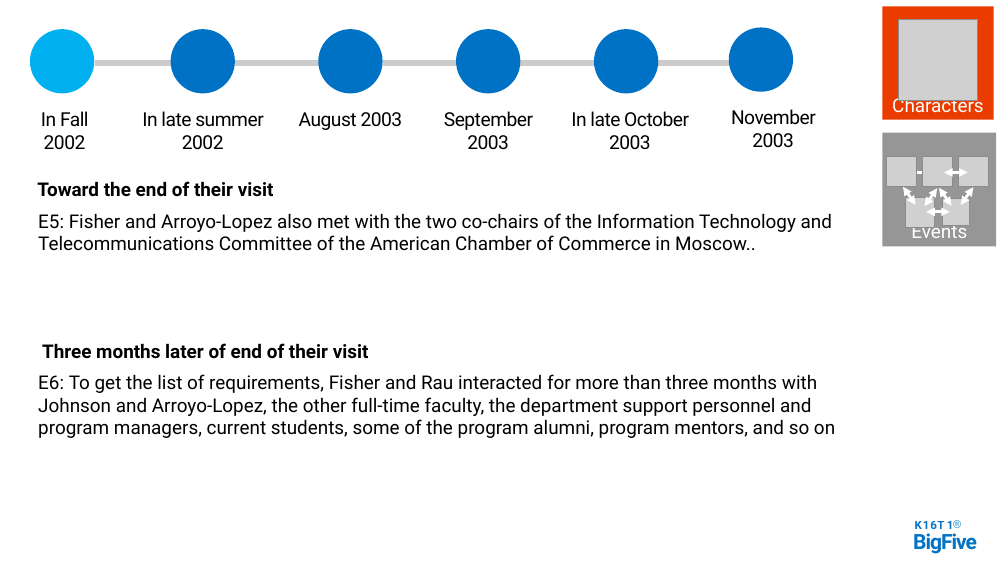
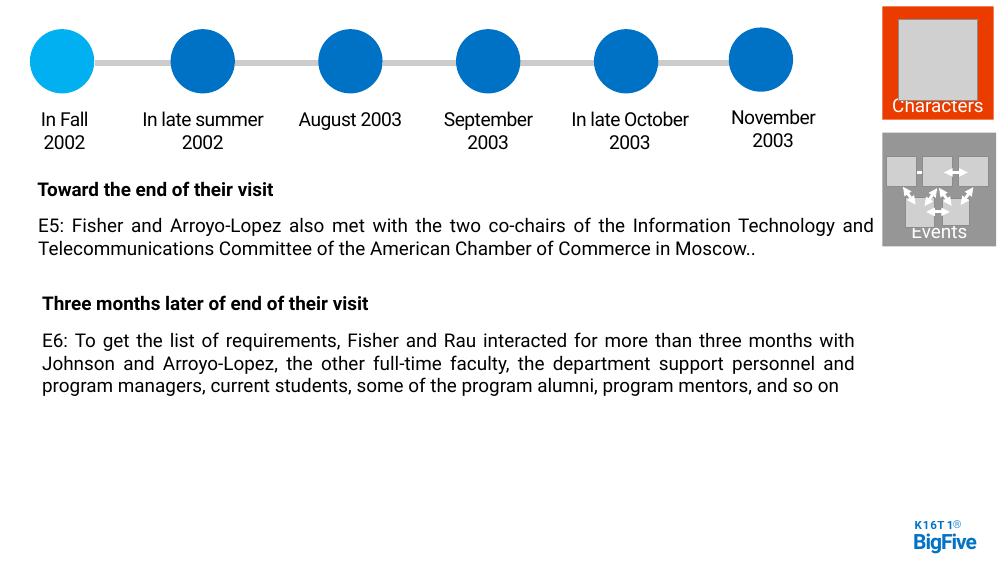
Before and after one commit to daotk/cdkpt, a slide deck: slide 10 of SPQM/Team Assignment/Team Assignment 01/big5.pptx. Drawn at 1008x567 pixels with LibreOffice and Linux fonts; fonts in the diff are those of the drawing; grey boxes stand for pictures. Boxes give left, top, right and bottom in pixels: in the first picture for what was removed or moved away, otherwise in the second. Text is boxed around its words. In the diff, an @@ line names an element or a change of style, - is before the commit and + after.

Commit message:
Big5 final

```diff
--- a/SPQM/Team Assignment/Team Assignment 01/big5.pptx
+++ b/SPQM/Team Assignment/Team Assignment 01/big5.pptx
@@ alignment left to justified in 3 elements at [38, 217, 874, 256], [42, 332, 854, 396], [42, 295, 369, 311] @@
@@ text "Three months later of end ...": place and size @@
-text "Three months later of end ..." at [42, 343, 369, 359]
+text "Three months later of end ..." at [42, 295, 369, 311]
@@ text "E6: To get the list ...": place and size @@
-text "E6: To get the list ..." at [38, 374, 835, 438]
+text "E6: To get the list ..." at [42, 332, 854, 396]
```
Also in this commit, not shown: 3 other slides changed.
